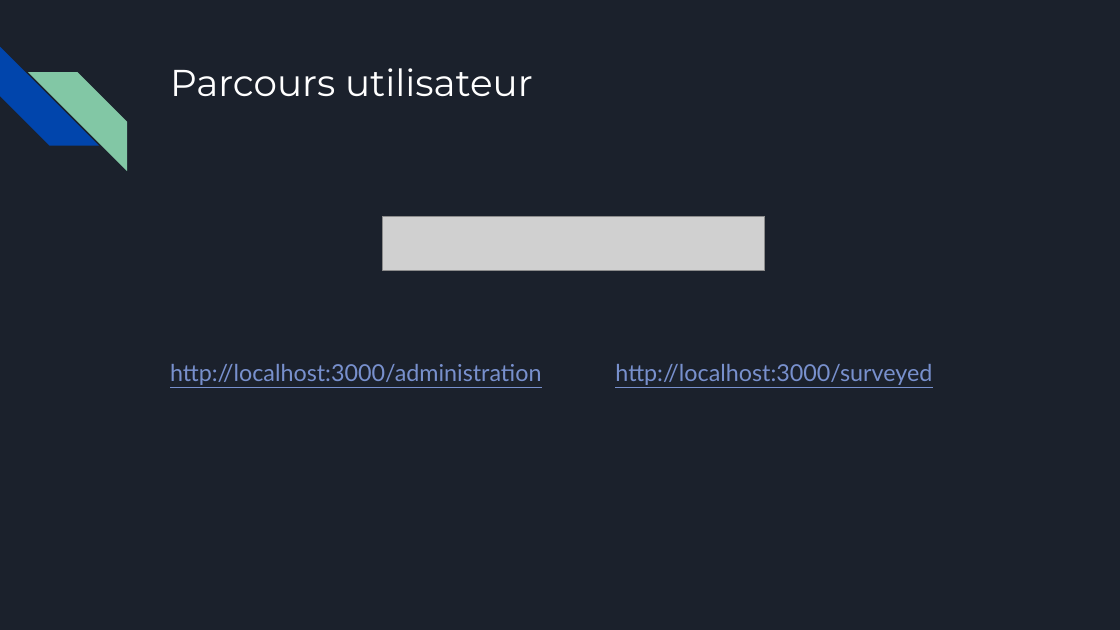
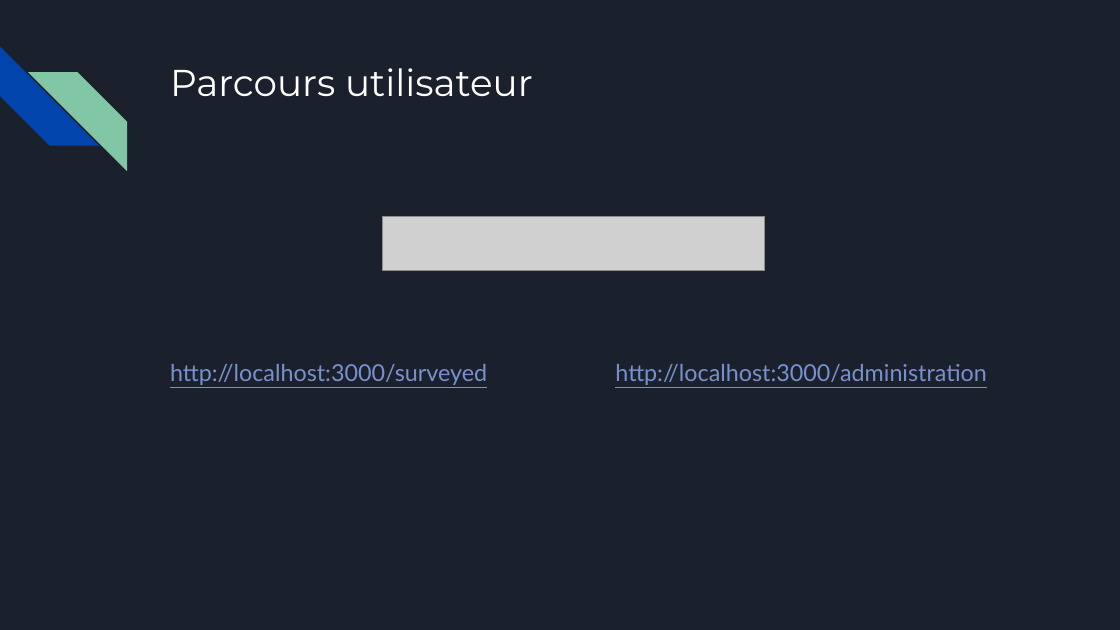
Before and after one commit to cyrilmarceau/Bigscreen, a slide deck: slide 17 of Présentation oral.pptx. Drawn at 1120x630 pixels with LibreOffice and Linux fonts; fonts in the diff are those of the drawing; grey boxes stand for pictures. Boxes give left, top, right and bottom in pixels: in the first picture for what was removed or moved away, otherwise in the second. Text is boxed around its words. In the diff, an @@ line names an element or a change of style, - is before the commit and + after.

```diff
--- a/Présentation oral.pptx
+++ b/Présentation oral.pptx
@@ text at [170, 364, 487, 385]: text changed @@
-http://localhost:3000/administration
+http://localhost:3000/surveyed
@@ text at [615, 364, 986, 385]: text changed @@
-http://localhost:3000/surveyed
+http://localhost:3000/administration
```
Also in this commit, not shown: 4 other slides changed, 2 slides added, 1 slide removed, 1 other file.
